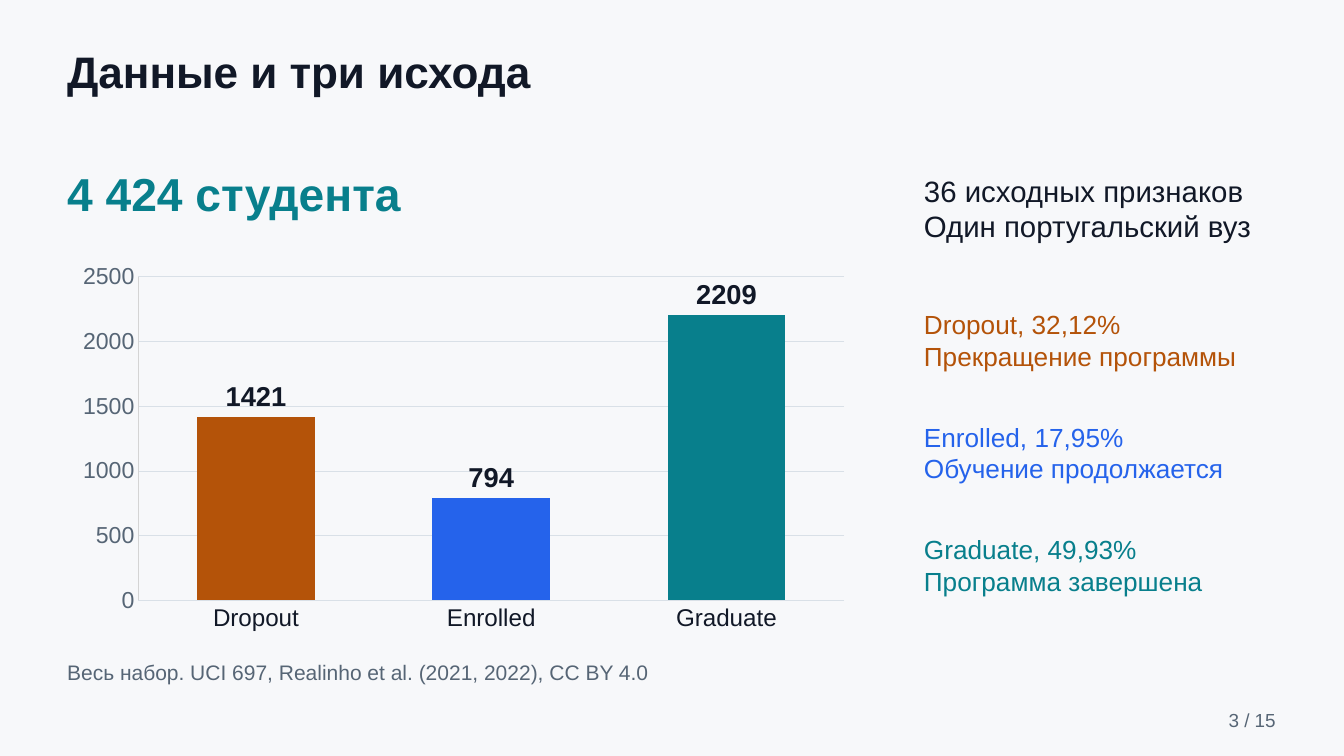
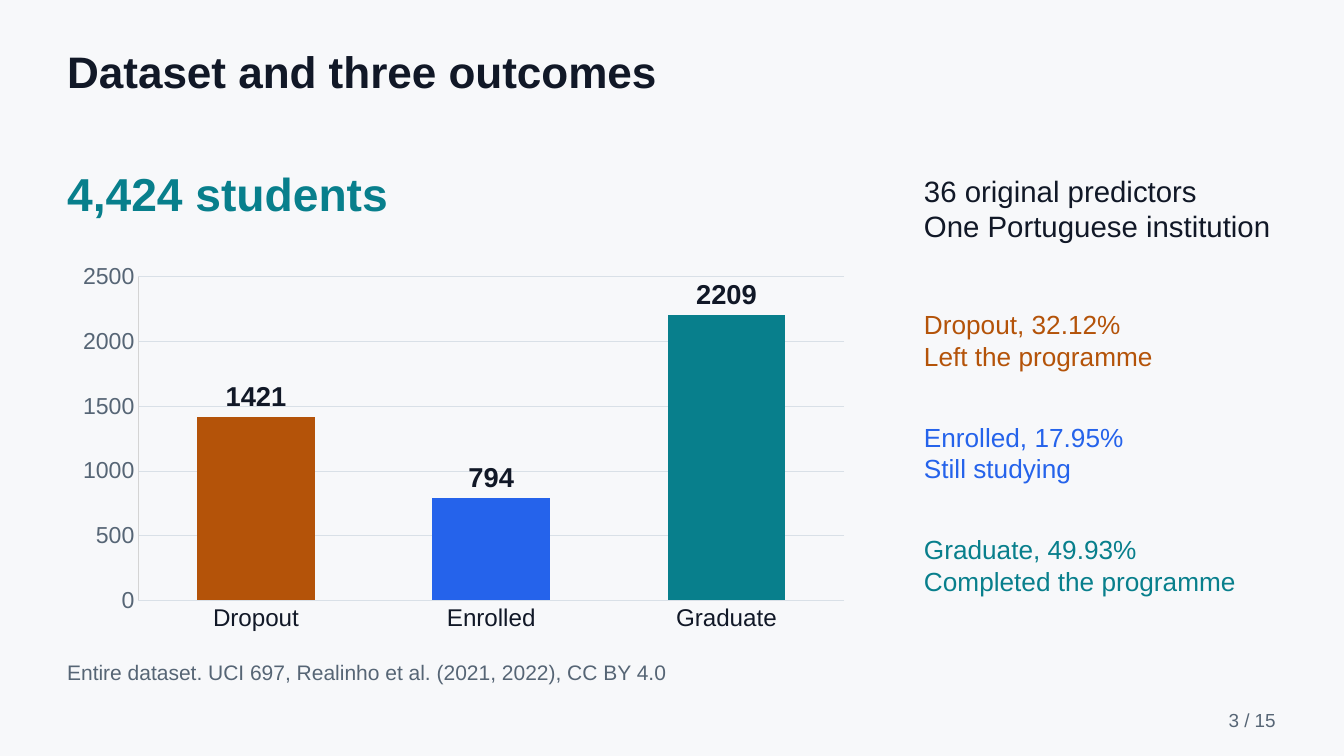
Before and after one commit to ansarchik17/machine_learning_final, a slide deck: slide 3 of output/presentation/student_outcomes_presentation.pptx. Drawn at 1344x756 pixels with LibreOffice and Linux fonts; fonts in the diff are those of the drawing. Boxes give left, top, right and bottom in pixels: in the first picture for what was removed or moved away, otherwise in the second. Text is boxed around its words. In the diff, an @@ line names an element or a change of style, - is before the commit and + after.

```diff
--- a/output/presentation/student_outcomes_presentation.pptx
+++ b/output/presentation/student_outcomes_presentation.pptx
@@ text at bbox=[67, 56, 657, 89]: text changed @@
-Данные и три исхода
+Dataset and three outcomes
@@ text at bbox=[67, 177, 387, 218]: text changed @@
-4 424 студента
+4,424 students
@@ text at bbox=[924, 180, 1270, 243]: text changed @@
-36 исходных признаков
-Один португальский вуз
+36 original predictors
+One Portuguese institution
@@ text at bbox=[924, 315, 1153, 372]: text changed @@
-Dropout, 32,12%
-Прекращение программы
+Dropout, 32.12%
+Left the programme
@@ text at bbox=[924, 428, 1124, 484]: text changed @@
-Enrolled, 17,95%
-Обучение продолжается
+Enrolled, 17.95%
+Still studying
@@ text at bbox=[924, 540, 1236, 596]: text changed @@
-Graduate, 49,93%
-Программа завершена
+Graduate, 49.93%
+Completed the programme
@@ text at bbox=[67, 665, 666, 684]: text changed @@
-Весь набор. UCI 697, Realinho et al. (2021, 2022), CC BY 4.0
+Entire dataset. UCI 697, Realinho et al. (2021, 2022), CC BY 4.0
```
Also in this commit, not shown: 13 other slides changed, 1 slide added, 1 slide removed, 21 other files.
